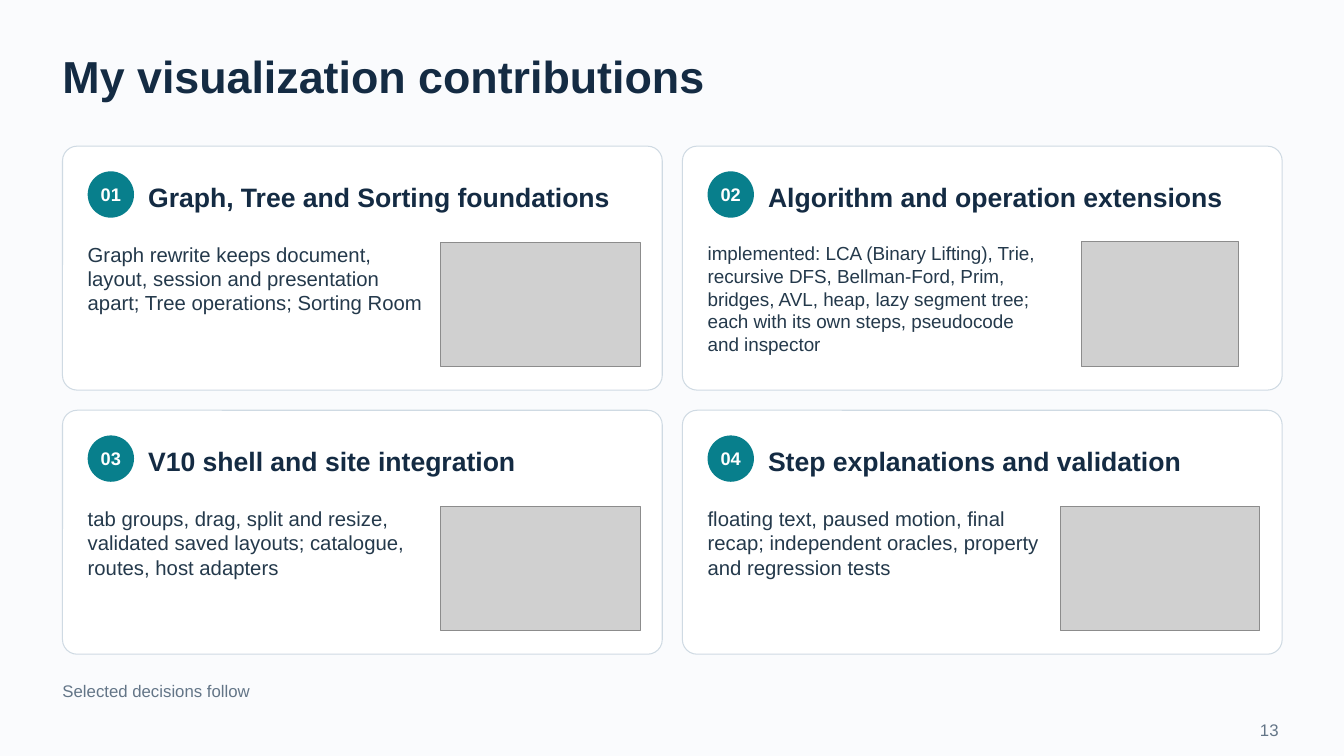
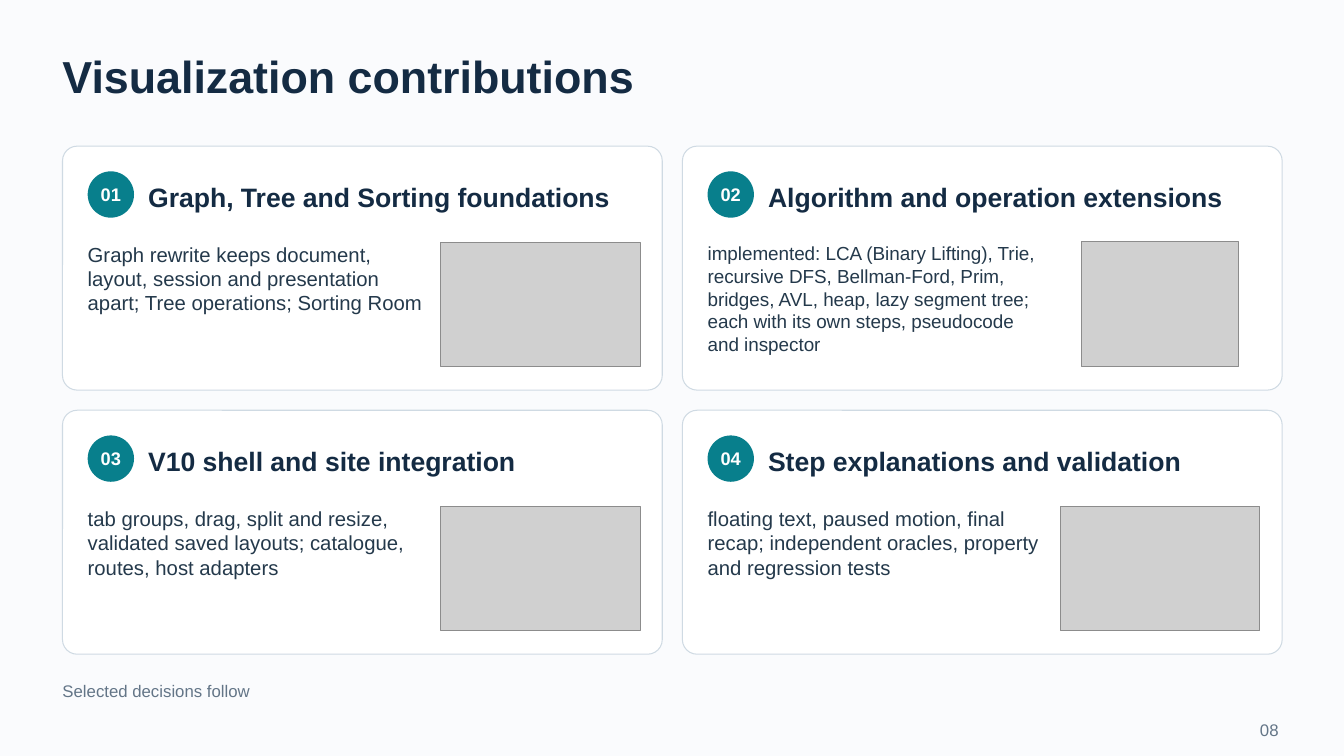
Before and after one commit to BJoozz/docsforfyp, a slide deck: slide 8 of presentation/VisuAlgo_CA_Presentation.pptx (slide 13 before the commit). Drawn at 1344x756 pixels with LibreOffice and Linux fonts; fonts in the diff are those of the drawing; grey boxes stand for pictures. Boxes give left, top, right and bottom in pixels: in the first picture for what was removed or moved away, otherwise in the second. Text is boxed around its words. In the diff, an @@ line names an element or a change of style, - is before the commit and + after.

```diff
--- a/presentation/VisuAlgo_CA_Presentation.pptx
+++ b/presentation/VisuAlgo_CA_Presentation.pptx
@@ text at (62, 60, 634, 94): text changed @@
-My visualization contributions
+Visualization contributions
@@ text at (1260, 724, 1279, 736): text changed @@
-13
+08
```
Also in this commit, not shown: 16 other slides changed, 6 slides added, 5 slides removed, 18 other files.
